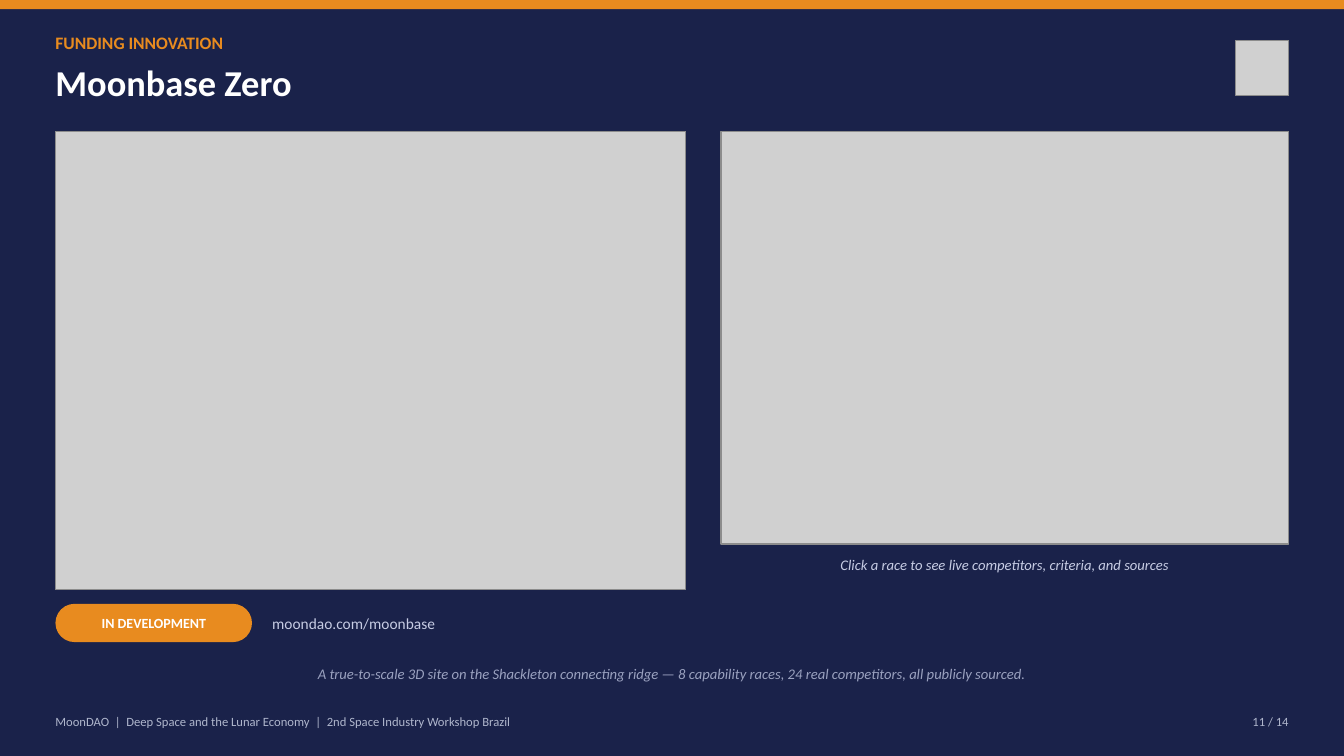
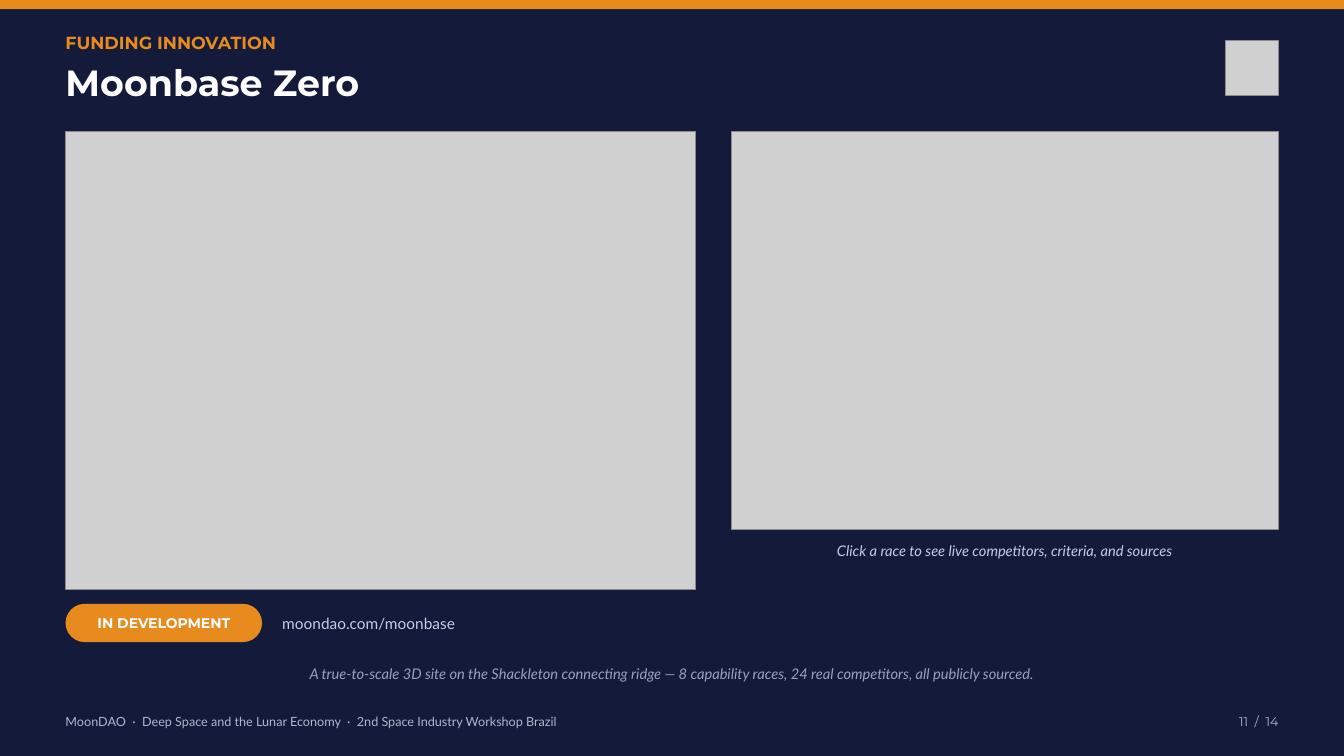
Before and after one commit to Official-MoonDao/MoonDAO, a slide deck: slide 11 of presentations/rio-innovation-week-2026/dist/MoonDAO_Rio_Innovation_Week.pptx. Drawn at 1344x756 pixels with LibreOffice and Linux fonts; fonts in the diff are those of the drawing; grey boxes stand for pictures. Boxes give left, top, right and bottom in pixels: in the first picture for what was removed or moved away, otherwise in the second. Text is boxed around its words. In the diff, an @@ line names an element or a change of style, - is before the commit and + after.

```diff
--- a/presentations/rio-innovation-week-2026/dist/MoonDAO_Rio_Innovation_Week.pptx
+++ b/presentations/rio-innovation-week-2026/dist/MoonDAO_Rio_Innovation_Week.pptx
@@ background #1A224A to #141B3A @@
@@ picture: place and size @@
-picture at (1236, 40, 1289, 96)
+picture at (1226, 40, 1278, 96)
@@ picture: place and size @@
-picture at (721, 131, 1289, 544)
+picture at (731, 131, 1278, 529)
@@ font Calibri to Lato in 3 elements at (310, 668, 1034, 682), (282, 617, 455, 630), (837, 545, 1172, 559) @@
@@ text "Click a race to see ...": place and size @@
-text "Click a race to see ..." at (840, 560, 1168, 573)
+text "Click a race to see ..." at (837, 545, 1172, 559)
@@ 3 texts, 1 picture, 1 rounded rectangle: place and size @@
-3 texts, 1 picture, 1 rounded rectangle at (55, 37, 686, 642)
+3 texts, 1 picture, 1 rounded rectangle at (65, 36, 696, 642)
@@ text "A true-to-scale 3D site on ...": place and size @@
-text "A true-to-scale 3D site on ..." at (318, 669, 1025, 682)
+text "A true-to-scale 3D site on ..." at (310, 668, 1034, 682)
@@ text at (65, 716, 556, 728): text changed; font Calibri to Lato @@
-MoonDAO | Deep Space and the Lunar Economy | 2nd Space Industry Workshop Brazil
+MoonDAO · Deep Space and the Lunar Economy · 2nd Space Industry Workshop Brazil
@@ font Calibri to Montserrat in 4 elements at (65, 36, 276, 50), (65, 69, 359, 97), (97, 618, 230, 628), (1239, 717, 1279, 726) @@
@@ text "11 / 14": place and size @@
-text "11 / 14" at (1252, 718, 1289, 726)
+text "11 / 14" at (1239, 717, 1279, 726)
```
Also in this commit, not shown: 13 other slides changed, 6 other files.
